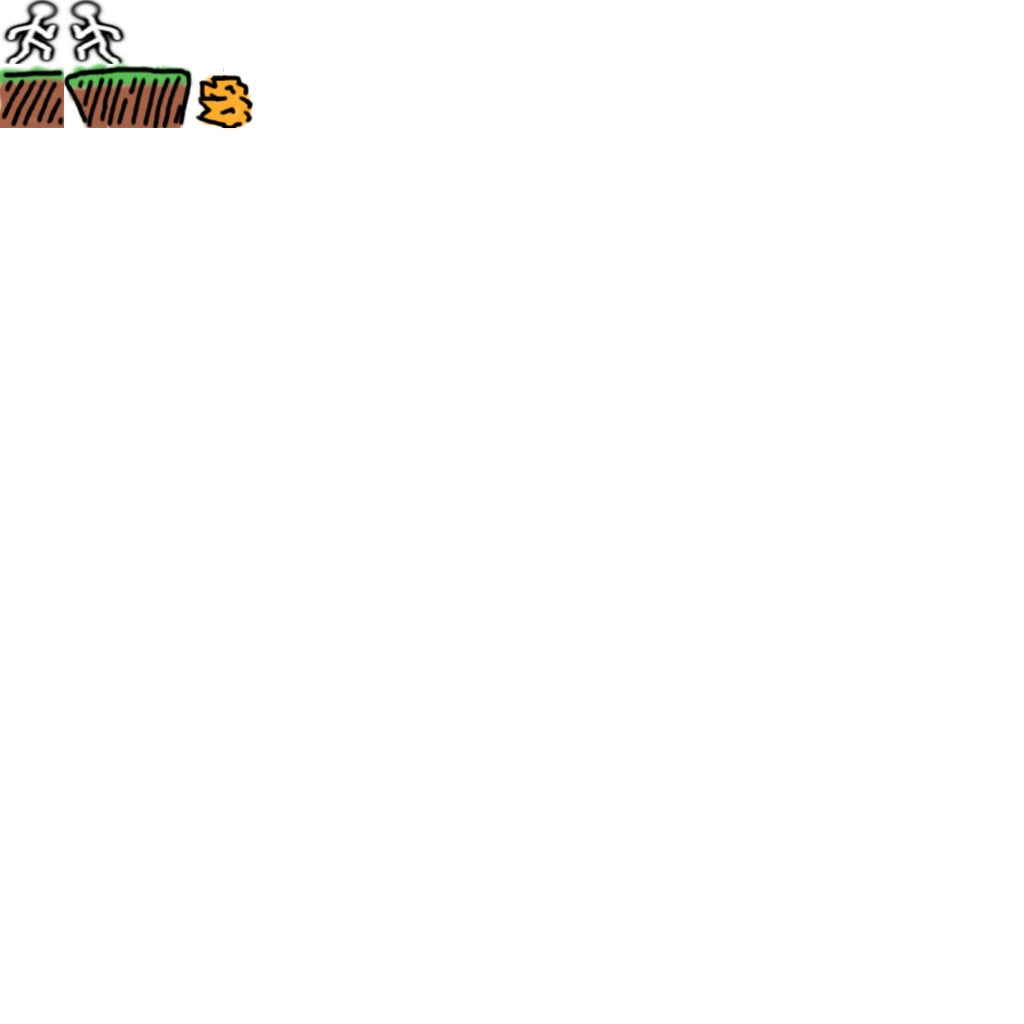
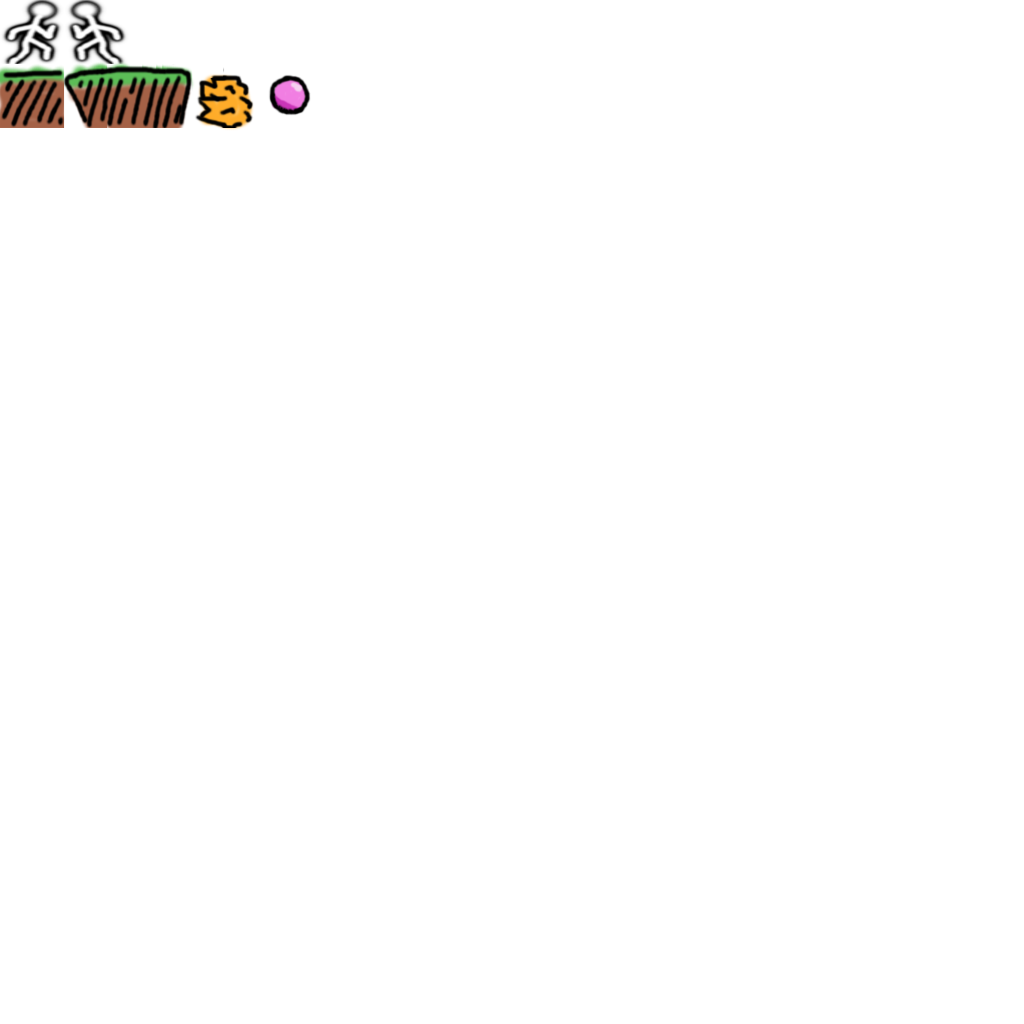
Revision of a layered 1024x1024 image; what changed, layer by layer:
painted on "Layer copy" over <box>268,74,311,116</box>
